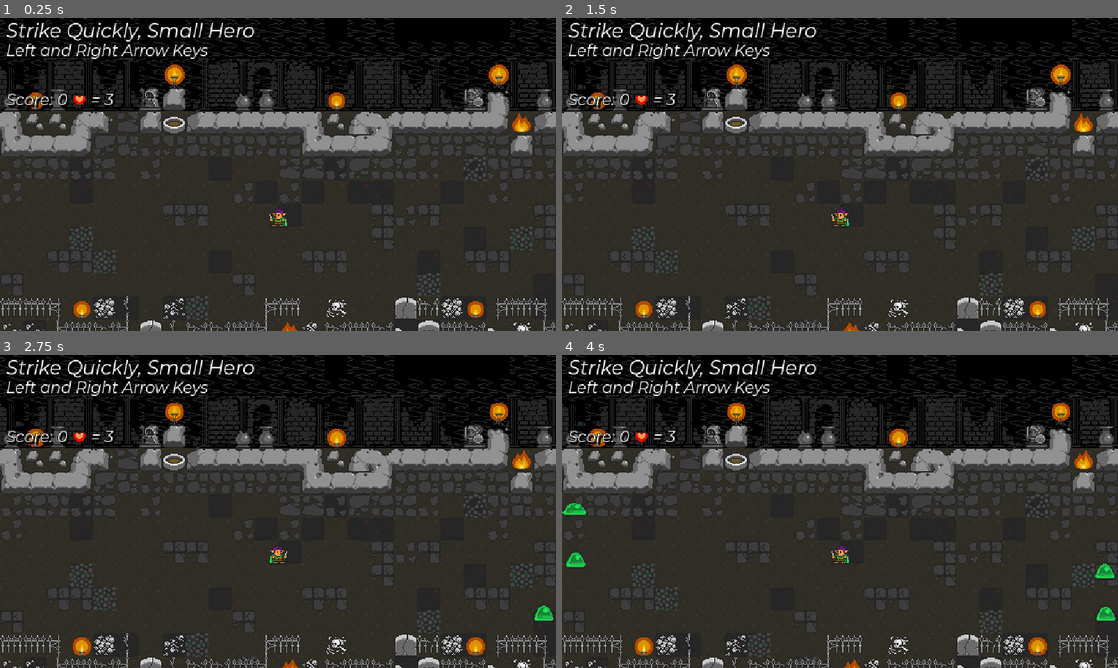
Above: before the commit, frames 1-4 (two rows, left to right).
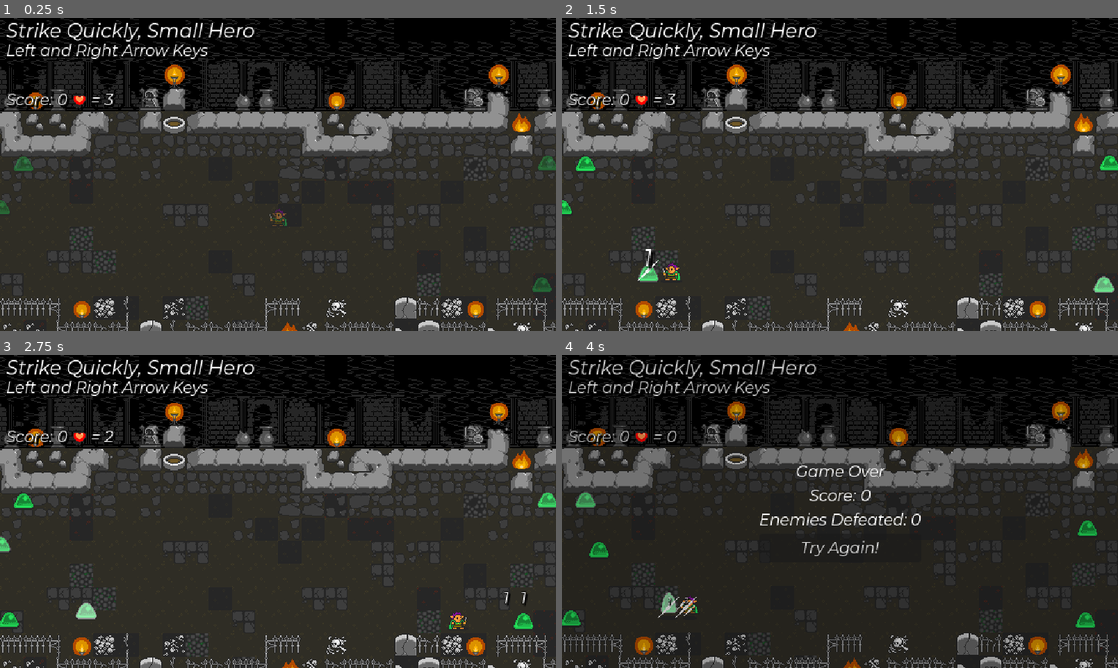
Above: after the commit, the same moments.

Repository: nuzcraft/beat-m-up
Game: Godot game, scene res://scenes/world/world.tscn
Same seed, same stepped clock (60 frames per second), same inputs: the game is played once before the commit and once after it.
Inputs (mouse positions are in pixels of both pictures, inside the frame that each line leads up to):
- Up to frame 1 (0.25 s): no input
- Up to frame 2 (1.5 s): tap Enter at 0.5 s; move the mouse to (962, 158) at 0.52 s; hold Right (ui_right) 0.53-1.28 s; click (962, 158) at 0.67 s; move the mouse to (728, 190) at 1.27 s; hold Left (ui_left) from 1.28 s (still down)
- Up to frame 3 (2.75 s): move the mouse to (333, 442) at 2.02 s; release Left (ui_left) at 2.03 s; hold Right (ui_right) from 2.03 s (still down)
- Up to frame 4 (4 s): move the mouse to (812, 574) at 2.77 s; click (812, 574) at 2.92 s; move the mouse to (1006, 558) at 3.52 s; release Right (ui_right) at 3.53 s; hold Left (ui_left) from 3.53 s (still down)

The runs differ from the first frame. In frame 1, 0.5% of the frame differs, in the area x 0-100%, y 44-88%; in frame 2, 0.8%; in frame 3, 1.1%; in frame 4, 22%, in the area x 0-100%, y 0-100%.

Commit message:
final tweaks and exports

Diff:
--- a/scenes/actor/actor.gd
+++ b/scenes/actor/actor.gd
@@ -3,6 +3,7 @@
 
 @onready var characterSprite: AnimatedSprite2D = $CharacterSprite
 @onready var animationPlayer: AnimationPlayer = $AnimationPlayer
+@onready var entryAnimationPlayer: AnimationPlayer = $EntryAnimationPlayer
 @onready var comboTimer: Timer = $ComboTimer
 @onready var immuneTimer: Timer = $ImmuneTimer
 
@@ -28,8 +29,8 @@
 var immune = false
 
 func _ready():
+	entryAnimationPlayer.play("entry")
 	animationPlayer.play("RESET")
-	pass
 
 func _process(delta):
 	if dead and not death_animation_playing:
--- a/scenes/actor/actor.tscn
+++ b/scenes/actor/actor.tscn
@@ -223,6 +223,67 @@
 "take_damage": SubResource("Animation_wgs6i")
 }
 
+[sub_resource type="Animation" id="Animation_xxrnf"]
+length = 0.001
+tracks/0/type = "value"
+tracks/0/imported = false
+tracks/0/enabled = true
+tracks/0/path = NodePath("../CharacterSprite:modulate")
+tracks/0/interp = 1
+tracks/0/loop_wrap = true
+tracks/0/keys = {
+"times": PackedFloat32Array(0),
+"transitions": PackedFloat32Array(1),
+"update": 0,
+"values": [Color(1, 1, 1, 1)]
+}
+tracks/1/type = "value"
+tracks/1/imported = false
+tracks/1/enabled = true
+tracks/1/path = NodePath("../ShadowSprite:modulate")
+tracks/1/interp = 1
+tracks/1/loop_wrap = true
+tracks/1/keys = {
+"times": PackedFloat32Array(0),
+"transitions": PackedFloat32Array(1),
+"update": 0,
+"values": [Color(1, 1, 1, 1)]
+}
+
+[sub_resource type="Animation" id="Animation_611xb"]
+resource_name = "entry"
+length = 0.5
+tracks/0/type = "value"
+tracks/0/imported = false
+tracks/0/enabled = true
+tracks/0/path = NodePath("../CharacterSprite:modulate")
+tracks/0/interp = 1
+tracks/0/loop_wrap = true
+tracks/0/keys = {
+"times": PackedFloat32Array(0, 0.5),
+"transitions": PackedFloat32Array(-2, -2),
+"update": 0,
+"values": [Color(1, 1, 1, 0), Color(1, 1, 1, 1)]
+}
+tracks/1/type = "value"
+tracks/1/imported = false
+tracks/1/enabled = true
+tracks/1/path = NodePath("../ShadowSprite:modulate")
+tracks/1/interp = 1
+tracks/1/loop_wrap = true
+tracks/1/keys = {
+"times": PackedFloat32Array(0, 0.5),
+"transitions": PackedFloat32Array(-2, -2),
+"update": 0,
+"values": [Color(1, 1, 1, 0), Color(1, 1, 1, 1)]
+}
+
+[sub_resource type="AnimationLibrary" id="AnimationLibrary_jjbdk"]
+_data = {
+"RESET": SubResource("Animation_xxrnf"),
+"entry": SubResource("Animation_611xb")
+}
+
 [node name="Actor" type="Node2D"]
 z_index = 5
 script = ExtResource("1_m1r0q")
@@ -253,6 +314,12 @@
 wait_time = 1.5
 one_shot = true
 
+[node name="EntryAnimationPlayer" type="AnimationPlayer" parent="."]
+root_node = NodePath("../AnimationPlayer")
+libraries = {
+"": SubResource("AnimationLibrary_jjbdk")
+}
+
 [connection signal="animation_finished" from="AnimationPlayer" to="." method="_on_animation_player_animation_finished"]
 [connection signal="timeout" from="ComboTimer" to="." method="_on_combo_timer_timeout"]
 [connection signal="timeout" from="ImmuneTimer" to="." method="_on_immune_timer_timeout"]
--- a/scenes/actor/enemy/health/health.tscn
+++ b/scenes/actor/enemy/health/health.tscn
@@ -31,10 +31,10 @@
 
 [node name="Health" instance=ExtResource("1_na1lc")]
 script = ExtResource("2_kygnb")
-move_speed = 80
-points = 0
 health = 1
 base_damage = 0
+points = 0
+move_speed = 80
 
 [node name="CharacterSprite" parent="." index="1"]
 material = SubResource("ShaderMaterial_la12n")
--- a/scenes/actor/enemy/shield_knight/shield_knight.tscn
+++ b/scenes/actor/enemy/shield_knight/shield_knight.tscn
@@ -201,10 +201,10 @@
 
 [node name="ShieldKnight" instance=ExtResource("1_uep73")]
 script = ExtResource("2_kmqjf")
-move_speed = 7
-points = 300
 health = 7
 base_damage = 2
+points = 300
+move_speed = 7
 
 [node name="CharacterSprite" parent="." index="1"]
 material = SubResource("ShaderMaterial_sosec")
--- a/scenes/enemy_spawner/enemy_spawner.gd
+++ b/scenes/enemy_spawner/enemy_spawner.gd
@@ -42,8 +42,8 @@
 		pick_new_monster()
 		first_spawn = true
 
-	if num_spawned == 10:
-		max_num_alive = 12
+	if num_spawned == 18:
+		max_num_alive = 8
 
 	if num_spawned >= 12 and not jerry_spawn:
 		spawn_new_monster("jerry")
--- a/scenes/world/world.gd
+++ b/scenes/world/world.gd
@@ -164,9 +164,9 @@
 	add_child(enemy)
 	enemy.global_position.y = rng.randi_range(144, 288)
 	if randf() >= 0.5:
-		enemy.global_position.x = 600
+		enemy.global_position.x = rng.randi_range(432, 600)
 	else:
-		enemy.global_position.x = -24
+		enemy.global_position.x = rng.randi_range(-24, 144)
 	if enemy is Health:
 		enemy.set_target(hero)
 	spawner.num_alive += 1
--- a/scenes/world/world.tscn
+++ b/scenes/world/world.tscn
@@ -4263,11 +4263,11 @@
 visible = false
 
 [node name="Line2D" type="Line2D" parent="HUD/BoundingBox"]
-points = PackedVector2Array(72, 0, 72, 324)
+points = PackedVector2Array(144, 0, 144, 324)
 width = 2.0
 
 [node name="Line2D2" type="Line2D" parent="HUD/BoundingBox"]
-points = PackedVector2Array(504, 0, 504, 324)
+points = PackedVector2Array(432, 0, 432, 324)
 width = 2.0
 
 [node name="Line2D3" type="Line2D" parent="HUD/BoundingBox"]
@@ -4321,8 +4321,8 @@
 [node name="Hero" parent="." instance=ExtResource("1_4tnvd")]
 position = Vector2(288, 216)
 
-[node name="EnemySpawner" parent="." node_paths=PackedStringArray("hero") instance=ExtResource("9_dwo04")]
-hero = NodePath("../Hero")
+[node name="EnemySpawner" parent="." instance=ExtResource("9_dwo04")]
+hero = null
 
 [node name="GameOver" parent="." instance=ExtResource("10_6cebo")]
 visible = false
Binary file added: development/017_imp_projectile.gif
Binary file added: development/018_gameplay.gif
Binary file added: development/Untitled_Artwork.jpg
Not shown, added: export/.gdignore
Not shown: 1 places in scenes/actor/actor.tscn that only renumber resources
Not shown: 1 places in scenes/actor/enemy/enemy.tscn that only renumber resources
Not shown: 1 places in scenes/actor/enemy/imp/imp.tscn that only renumber resources
Not shown, added: export/SQSH_v1.0_web.zip
Not shown, added: export/SQSH_v1.0_windows.zip
Not shown, added: export/SQSH_v1.1_web.zip
Not shown, added: export/SQSH_v1.1_windows.zip
Not shown, added: export/web/SQSH.apple-touch-icon.png
(and 10 more such lines)
